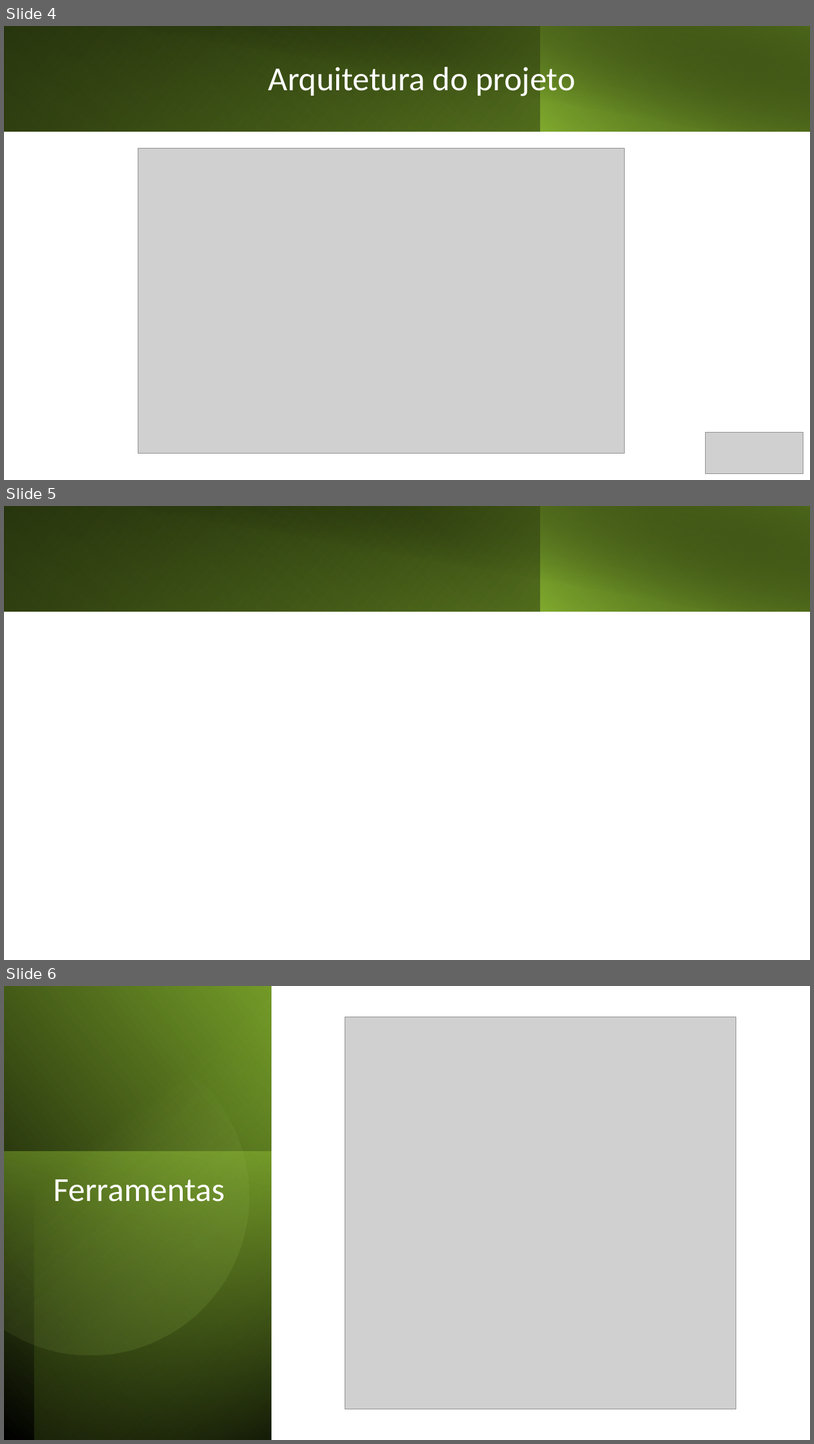
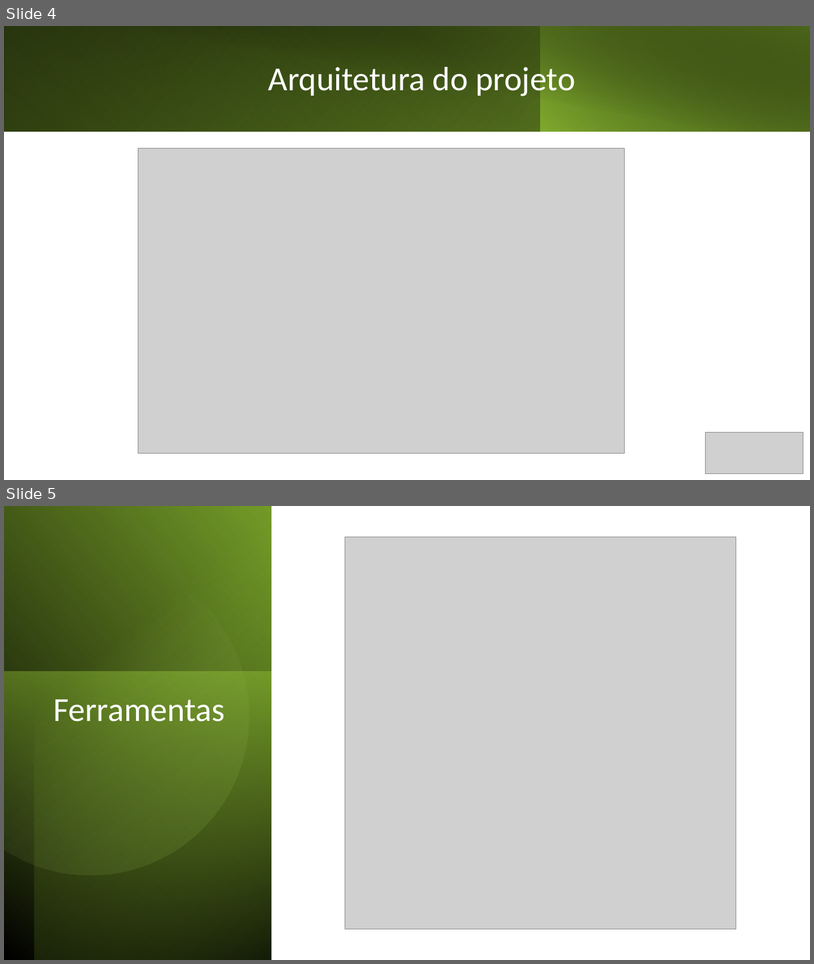
Before and after one commit to pmdmartins21/Crypto-Challenge, a slide deck: Requisitos/CryptoChallenger.pptx. Shown one above the other, each under a label of ours: slides 4, 5 and 6 before the commit, slides 4 and 5 after it. The pictures are 814x1444 and 814x964 pixels, drawn with LibreOffice and Linux fonts; fonts in the diff are those of the drawing; grey boxes stand for pictures. Boxes give left, top, right and bottom in pixels: in the first picture for what was removed or moved away, otherwise in the second. Text is boxed around its words. In the diff, an @@ line names an element or a change of style, - is before the commit and + after.

```diff
--- a/Requisitos/CryptoChallenger.pptx
+++ b/Requisitos/CryptoChallenger.pptx
@@ slide 5 removed at (4,506,810,960), background #FFFFFF @@
@@ rectangle removed at (4,506,810,611) @@
@@ rectangle removed at (4,506,541,611) @@
@@ rectangle removed at (34,506,810,612) @@
@@ rectangle removed at (540,506,810,611) @@
@@ what was slide 6 is now slide 5 @@
```
Also in this commit, not shown: 7 slides changed, 1 other file.
